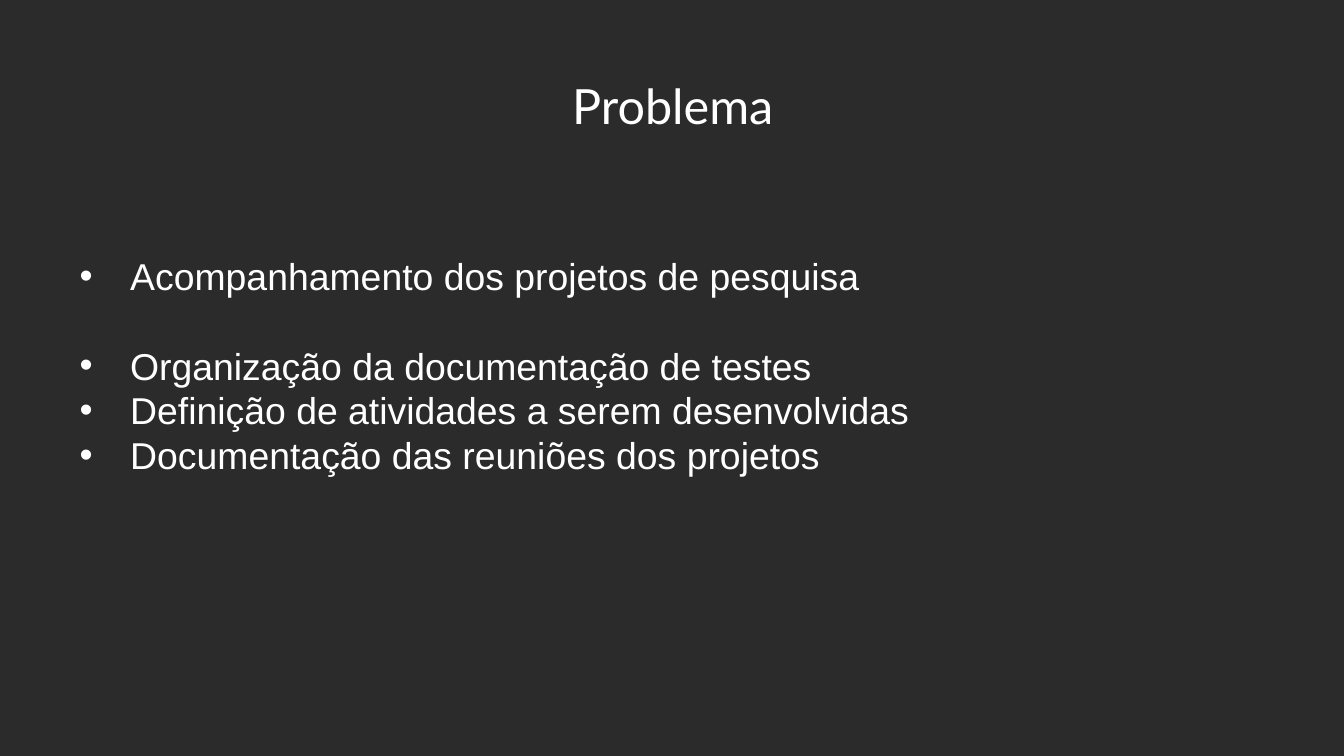
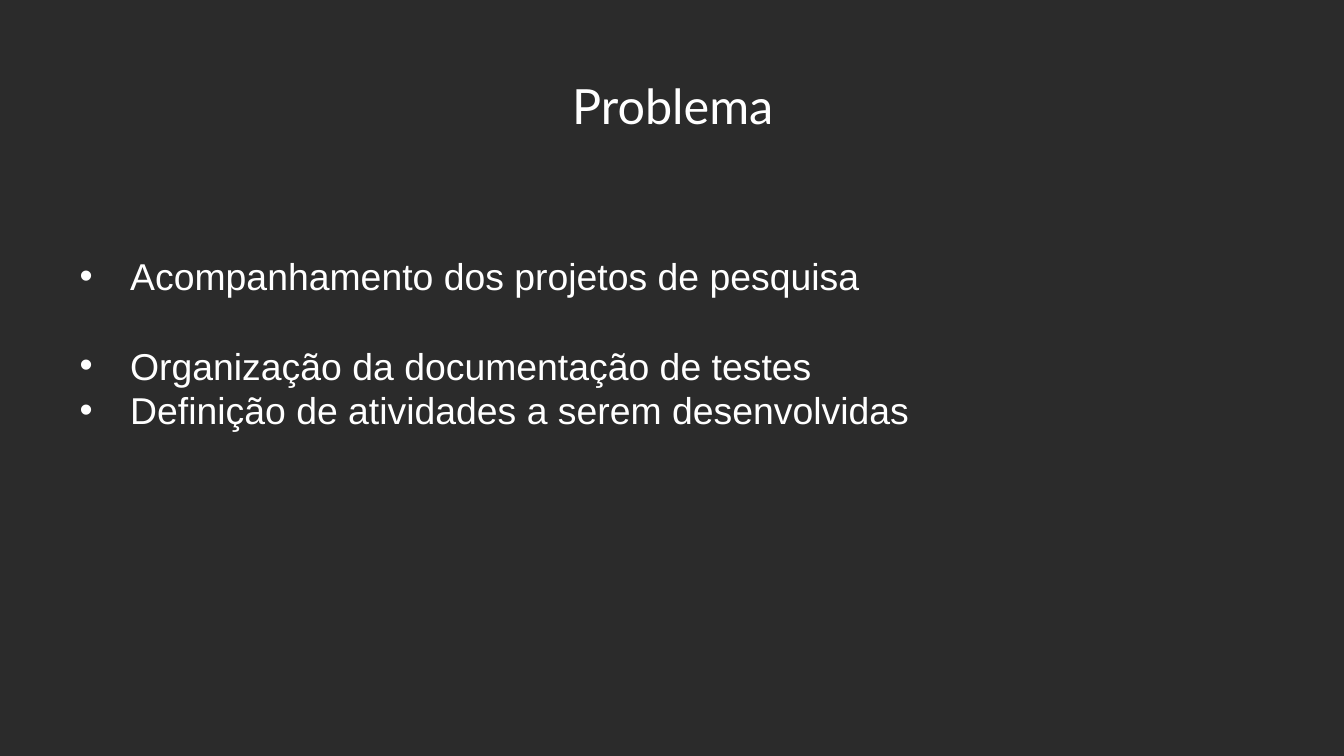
Before and after one commit to leoalopes/tccCodeIgniter, a slide deck: slide 3 of SeminarioAndamento.pptx. Drawn at 1344x756 pixels with LibreOffice and Linux fonts; fonts in the diff are those of the drawing; background and template pictures are left out; a plain dark background stands for a picture behind light text. Boxes give left, top, right and bottom in pixels: in the first picture for what was removed or moved away, otherwise in the second. Text is boxed around its words. In the diff, an @@ line names an element or a change of style, - is before the commit and + after.

```diff
--- a/SeminarioAndamento.pptx
+++ b/SeminarioAndamento.pptx
@@ text at [130,442,820,477]: paragraph removed @@
-                • Documentação das reuniões dos projetos
```
Also in this commit, not shown: 4 other slides changed, 1 slide added, 1 slide removed, 2 other files.
